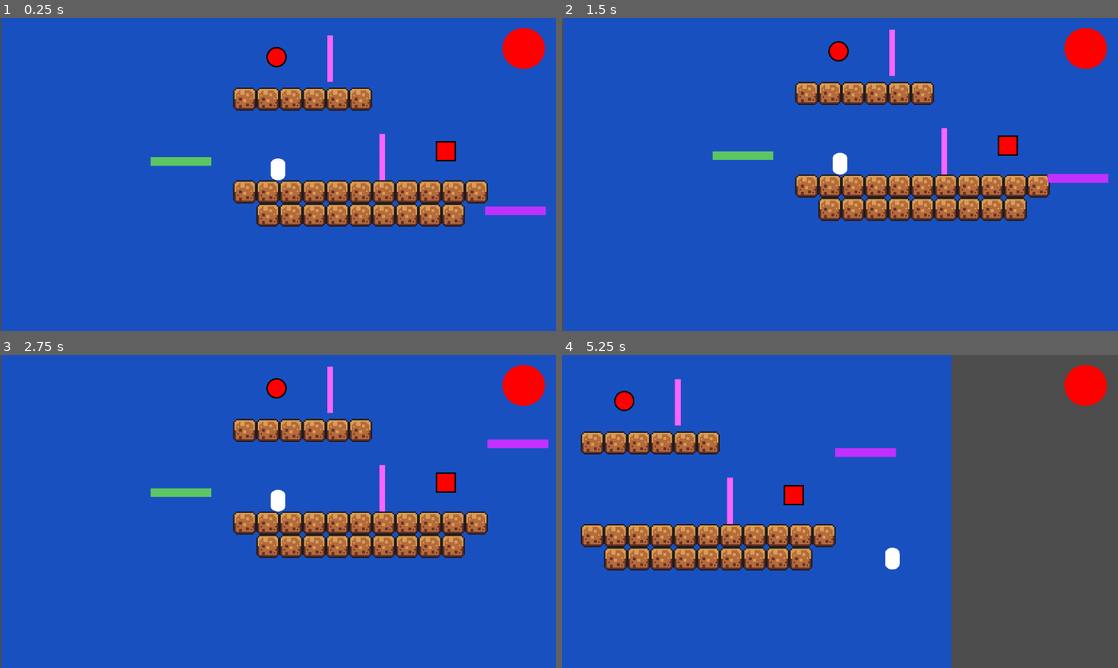
Above: before the commit, frames 1-4 (two rows, left to right).
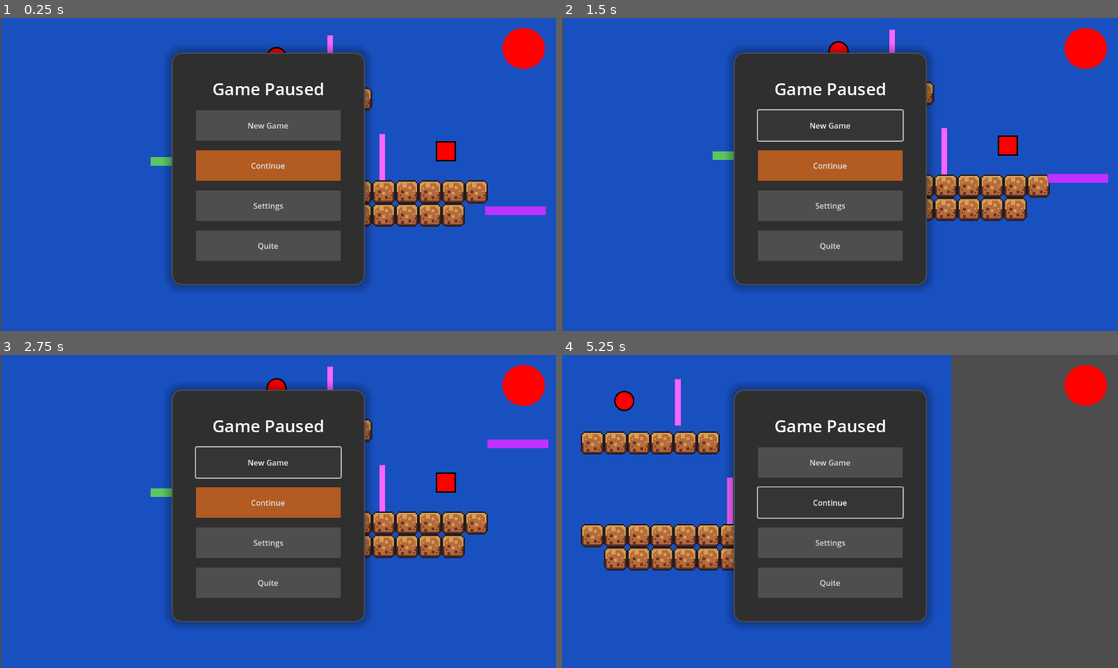
Above: after the commit, the same moments.

Repository: Highlighter56/ReplayMod
Game: Godot game, scene res://scenes/levels/level_base_plate.tscn
The game is run twice, just before and just after one commit, with the same random seed, the same clock (stepped at 60 frames per second) and the same inputs.
Inputs (mouse positions are in pixels of both pictures, inside the frame that each line leads up to):
- Up to frame 1 (0.25 s): no input
- Up to frame 2 (1.5 s): click (828, 205) at 0.5 s, where only the run after the commit has a clickable "Settings"; click (828, 124) at 1.25 s, where only the run after the commit has a clickable "New Game"
- Up to frame 3 (2.75 s): click (266, 461) at 2 s, where only the run after the commit has a clickable "New Game"
- Up to frame 4 (5.25 s): click (828, 502) at 2.75 s, where only the run after the commit has a clickable "Continue"; click (828, 502) at 3.5 s, where only the run after the commit has a clickable "Continue"; tap Enter at 4.25 s; hold D (move_right) from 4.28 s (still down); tap E (interact) at 4.35 s; tap Space (jump) at 4.52 s; tap P (play) at 5.1 s

The runs differ from the first frame. In frame 1, 28% of the frame differs, in the area x 30-67%, y 9-87%; in frame 2, 28%; in frame 3, 28%; in frame 4, 28%, in the area x 29-67%, y 9-87%.

Commit message:
Designed basic pause menu

Diff:
--- a/scenes/levels/level_base_plate.tscn
+++ b/scenes/levels/level_base_plate.tscn
@@ -11,6 +11,7 @@
 [ext_resource type="PackedScene" uid="uid://7gmvc5t3dav1" path="res://scenes/button.tscn" id="8_i7u2o"]
 [ext_resource type="PackedScene" uid="uid://bd8tve4dvpltq" path="res://scenes/platform.tscn" id="8_l5a4g"]
 [ext_resource type="PackedScene" uid="uid://d1bsahw05hva1" path="res://scenes/glass.tscn" id="9_la4yo"]
+[ext_resource type="Theme" uid="uid://d0c5gtw8dhmjs" path="res://themes/theme_primary.tres" id="12_ibns0"]
 
 [sub_resource type="SphereMesh" id="SphereMesh_rqlnd"]
 
@@ -421,6 +422,54 @@
 unique_name_in_owner = true
 script = ExtResource("1_64psk")
 
+[node name="PauseMenu" type="CanvasLayer" parent="."]
+
+[node name="CenterContainer" type="CenterContainer" parent="PauseMenu"]
+anchors_preset = 15
+anchor_right = 1.0
+anchor_bottom = 1.0
+offset_left = -20.0
+offset_top = -11.5
+offset_right = -20.0
+offset_bottom = -11.5
+grow_horizontal = 2
+grow_vertical = 2
+
+[node name="PanelContainer" type="PanelContainer" parent="PauseMenu/CenterContainer"]
+custom_minimum_size = Vector2(400, 0)
+layout_mode = 2
+theme = ExtResource("12_ibns0")
+
+[node name="VBoxContainer" type="VBoxContainer" parent="PauseMenu/CenterContainer/PanelContainer"]
+layout_mode = 2
+theme = ExtResource("12_ibns0")
+
+[node name="Label" type="Label" parent="PauseMenu/CenterContainer/PanelContainer/VBoxContainer"]
+layout_mode = 2
+theme = ExtResource("12_ibns0")
+text = "Game Paused"
+horizontal_alignment = 1
+vertical_alignment = 1
+
+[node name="Button" type="Button" parent="PauseMenu/CenterContainer/PanelContainer/VBoxContainer"]
+layout_mode = 2
+theme = ExtResource("12_ibns0")
+text = "New Game"
+
+[node name="Button2" type="Button" parent="PauseMenu/CenterContainer/PanelContainer/VBoxContainer"]
+layout_mode = 2
+theme = ExtResource("12_ibns0")
+theme_type_variation = &"NewGameButton"
+text = "Continue"
+
+[node name="Button3" type="Button" parent="PauseMenu/CenterContainer/PanelContainer/VBoxContainer"]
+layout_mode = 2
+text = "Settings"
+
+[node name="Button4" type="Button" parent="PauseMenu/CenterContainer/PanelContainer/VBoxContainer"]
+layout_mode = 2
+text = "Quite"
+
 [node name="Logic_Manager" type="Node2D" parent="."]
 unique_name_in_owner = true
 script = ExtResource("4_5p8e3")
--- a/scripts/game_manager.gd
+++ b/scripts/game_manager.gd
@@ -44,7 +44,7 @@
 
 
 
-# From here, a signal will be emitted to all switches. If the specified
+# From here, a signal will be emitted to all sfwitches. If the specified
 # origin is within the switches range, it will switch state.
 func _on_interaction_requested(origin: Vector2, is_being_pressed:bool) -> void:
 	print(is_being_pressed,": Is Interacting")
--- /dev/null
+++ b/themes/button_primary.tres
@@ -0,0 +1,8 @@
+[gd_resource type="StyleBoxFlat" format=3 uid="uid://btac30448rq3i"]
+
+[resource]
+content_margin_left = 20.0
+content_margin_top = 20.0
+content_margin_right = 20.0
+content_margin_bottom = 20.0
+bg_color = Color(0.305077, 0.305077, 0.305077, 1)
--- /dev/null
+++ b/themes/button_secondary.tres
@@ -0,0 +1,8 @@
+[gd_resource type="StyleBoxFlat" format=3 uid="uid://dn36pxavi32r2"]
+
+[resource]
+content_margin_left = 20.0
+content_margin_top = 20.0
+content_margin_right = 20.0
+content_margin_bottom = 20.0
+bg_color = Color(0.697261, 0.359254, 0.134539, 1)
--- /dev/null
+++ b/themes/panel_container_primary.tres
@@ -0,0 +1,20 @@
+[gd_resource type="StyleBoxFlat" format=3 uid="uid://b7ey53dxkey05"]
+
+[resource]
+content_margin_left = 50.0
+content_margin_top = 50.0
+content_margin_right = 50.0
+content_margin_bottom = 50.0
+bg_color = Color(0.18359, 0.183591, 0.18359, 1)
+border_width_left = 3
+border_width_top = 3
+border_width_right = 3
+border_width_bottom = 3
+border_color = Color(0.338473, 0.338473, 0.338473, 1)
+border_blend = true
+corner_radius_top_left = 20
+corner_radius_top_right = 20
+corner_radius_bottom_right = 20
+corner_radius_bottom_left = 20
+shadow_color = Color(0, 0, 0, 0.270588)
+shadow_size = 20
--- /dev/null
+++ b/themes/theme_primary.tres
@@ -0,0 +1,16 @@
+[gd_resource type="Theme" load_steps=5 format=3 uid="uid://d0c5gtw8dhmjs"]
+
+[ext_resource type="StyleBox" uid="uid://btac30448rq3i" path="res://themes/button_primary.tres" id="1_ork2i"]
+[ext_resource type="StyleBox" uid="uid://b7ey53dxkey05" path="res://themes/panel_container_primary.tres" id="2_4ddkv"]
+[ext_resource type="StyleBox" uid="uid://dn36pxavi32r2" path="res://themes/button_secondary.tres" id="2_ga42a"]
+
+[sub_resource type="StyleBoxEmpty" id="StyleBoxEmpty_e6m4y"]
+
+[resource]
+Button/styles/normal = ExtResource("1_ork2i")
+Label/font_sizes/font_size = 35
+Label/styles/normal = SubResource("StyleBoxEmpty_e6m4y")
+NewGameButton/base_type = &"Button"
+NewGameButton/styles/normal = ExtResource("2_ga42a")
+PanelContainer/styles/panel = ExtResource("2_4ddkv")
+VBoxContainer/constants/separation = 20
Not shown: 1 places in scenes/levels/level_base_plate.tscn that only renumber resources
